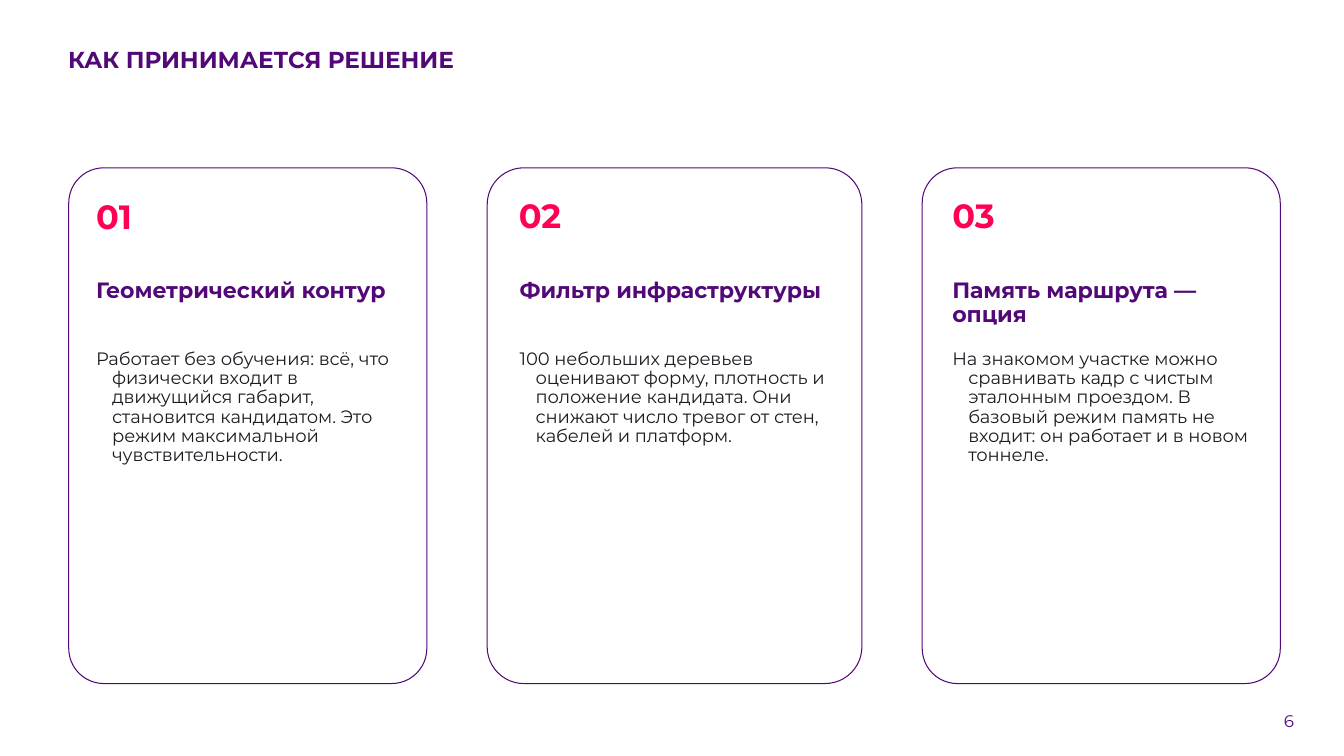
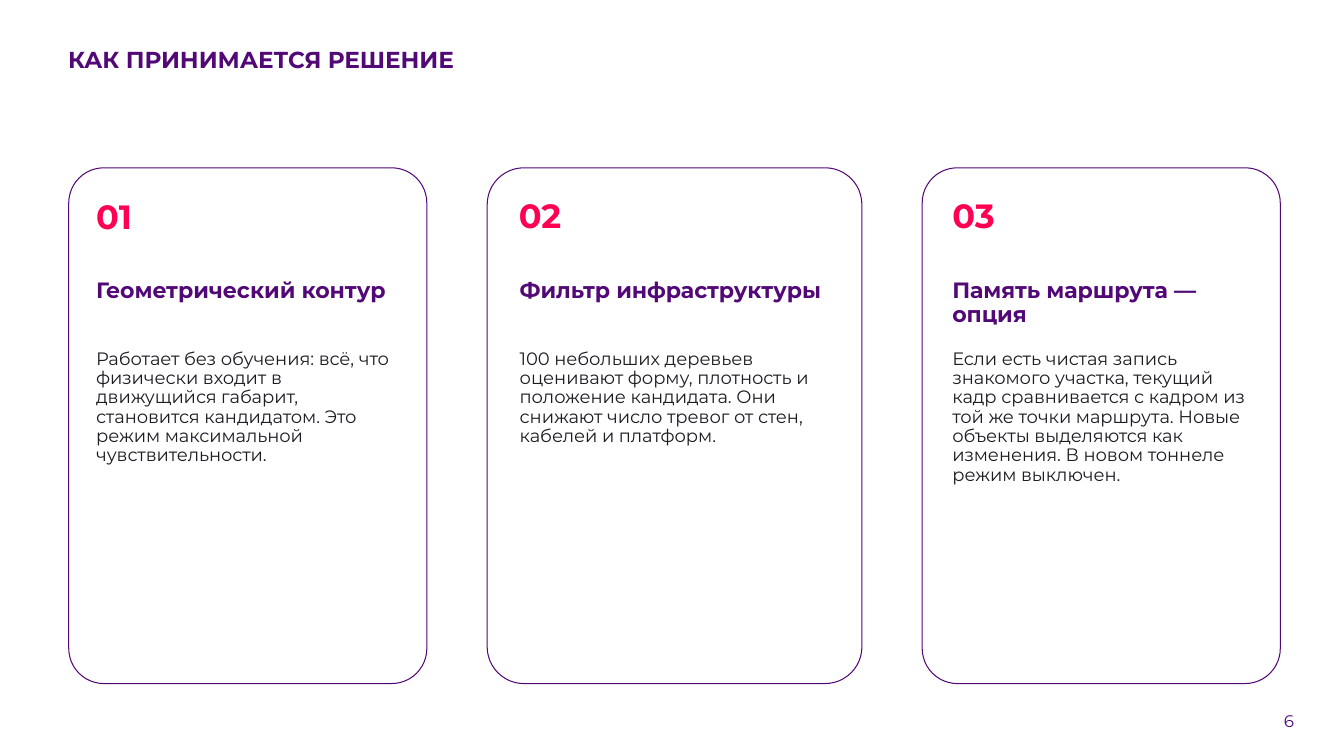
Before and after one commit to KirpaDmitriy/metroguard-lct2026, a slide deck: slide 6 of presentation/MetroGuard_LCT2026_Submission.pptx. Drawn at 1344x756 pixels with LibreOffice and Linux fonts; fonts in the diff are those of the drawing; background and template pictures are left out. Boxes give left, top, right and bottom in pixels: in the first picture for what was removed or moved away, otherwise in the second. Text is boxed around its words. In the diff, an @@ line names an element or a change of style, - is before the commit and + after.

```diff
--- a/presentation/MetroGuard_LCT2026_Submission.pptx
+++ b/presentation/MetroGuard_LCT2026_Submission.pptx
@@ text "Работает без обучения: всё, что ..." at bbox=[96, 351, 389, 465]: indent changed @@
@@ text "100 небольших деревьев оценивают форму, ..." at bbox=[520, 351, 808, 446]: indent changed @@
@@ text at bbox=[952, 352, 1245, 485]: text changed @@
-На знакомом участке можно сравнивать кадр с чистым эталонным проездом. В базовый режим память не входит: он работает и в новом тоннеле.
+Если есть чистая запись знакомого участка, текущий кадр сравнивается с кадром из той же точки маршрута. Новые объекты выделяются как изменения. В новом тоннеле режим выключен.
```
Also in this commit, not shown: 8 other slides changed, 1 slide added, 2 slides removed.
